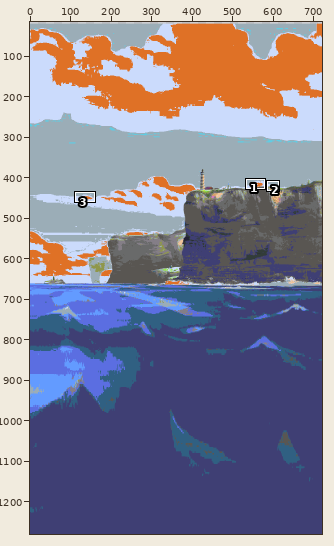
Edited in one commit: pixel-art file (Resources/ase/Game.ase). Above, an overview of the earlier version with the close-up marked.
Close-up. Before:
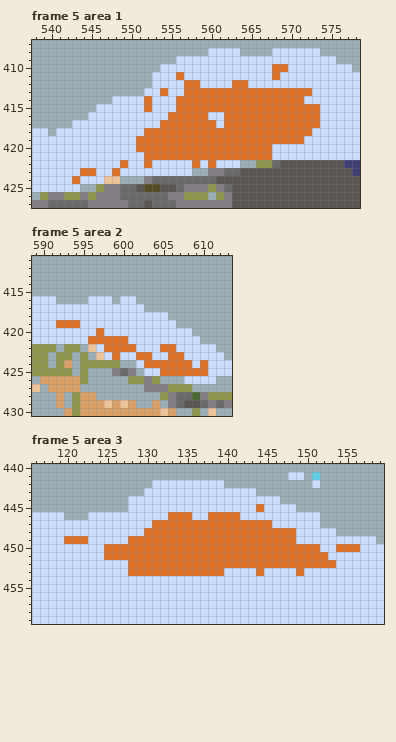
720x1280 pixels, 16 frames. Shown: frame 5 area 1: x 538..578, y 407..427; frame 5 area 2: x 589..613, y 411..430; frame 5 area 3: x 116..159, y 440..459. The wide view leaves out empty margins. The commit also changed other frames or places, which this record leaves out.
After the commit:
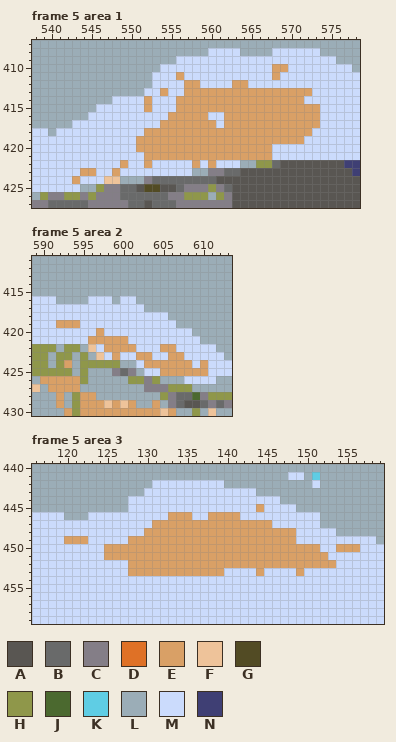
Palette (. is transparent): A #595652  B #696a6a  C #847e87  D #df7126  E #d9a066  F #eec39a  G #524b24  H #8f974a  J #4b692f  K #5fcde4  L #9badb7  M #cbdbfc  N #3f3f74
From old to new:
Frame 5 area 1, layer "background":
Colour D becomes colour E in row 410 at x 568 to 569; in row 411 at x 556 and 568; in row 412 at x 557 to 558 and 563 to 564; in row 413 at x 554 and 557 to 572; in row 414 at x 552 and 556 to 571; in row 415 at x 552 and 556 to 573.
Colour D becomes colour E in row 416 at x 555 to 559 and 562 to 573; in row 417 at x 554 to 560 and 562 to 573; in row 418 at x 552 to 572; in row 419 at x 551 to 571; in row 420 at x 551 to 567; in row 421 at x 552 to 567.
Colour D becomes colour E in row 422 at x 549, 552, 558 and 560; in row 423 at x 544 to 545 and 548; in row 424 at x 543.
Frame 5 area 2, layer "background":
Colour D becomes colour E in row 419 at x 592 to 594; in row 420 at x 597; in row 421 at x 596 to 600; in row 422 at x 598 to 601 and 605 to 606; in row 423 at x 599, 602 to 603 and 606 to 607; in row 424 at x 603 to 608 and 610.
Colour D becomes colour E in row 425 at x 605 to 610.
Frame 5 area 3, layer "background":
Colour D becomes colour E in row 445 at x 144; in row 446 at x 133 to 135 and 138 to 141; in row 447 at x 131 to 145; in row 448 at x 130 to 148; in row 449 at x 120 to 122 and 128 to 148; in row 450 at x 125 to 151 and 154 to 156.
Colour D becomes colour E in row 451 at x 125 to 152; in row 452 at x 128 to 153; in row 453 at x 128 to 139, 144 and 149.
